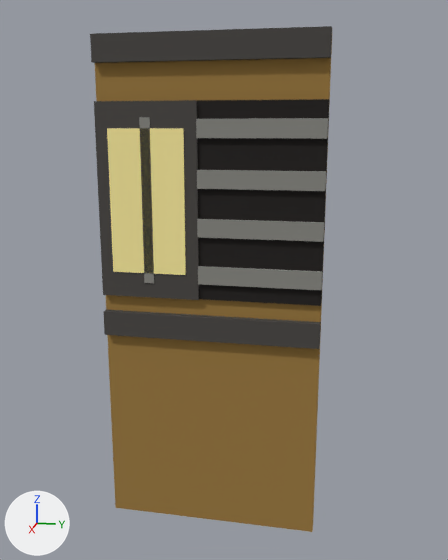
One commit to the glTF model public/models/nose_light_r.glb: the scene before it, then after it.
The view is the same before and after, from a camera (50 mm lens) standing at (1.477, 0.262, -0.168) and looking at (0.293, 0.026, -0.464). Arrows for +X, +Y and +Z are at lower left; the lights stay in place. The older version comes first. Vertices at exactly the same position are counted once.

The scene before the commit, as lines of its bpy script (objects in view):
```python
me_cube = bpy.data.meshes.new('Cube')
me_cube.from_pydata(...)  # 88 vertices, 132 faces; spans x 0.28..0.325, y -0.22..0.22, z -1.0..0.0
# faces by material slot: [12, 36, 12, 60, 12]
me_cube.materials.append(mat_paint)  # brown #9c7a3e
me_cube.materials.append(mat_metal_dark)  # dark grey #4a4744
me_cube.materials.append(mat_light)  # yellow #fff0a0
me_cube.materials.append(mat_metal_light)  # grey #8a8a84
me_cube.materials.append(mat_soot)  # black #1e1a18
ob_nose_light_r = bpy.data.objects.new('nose_light_r', me_cube)
ob_nose_light_r.location = (0.0, 0.0, 0.0)
```
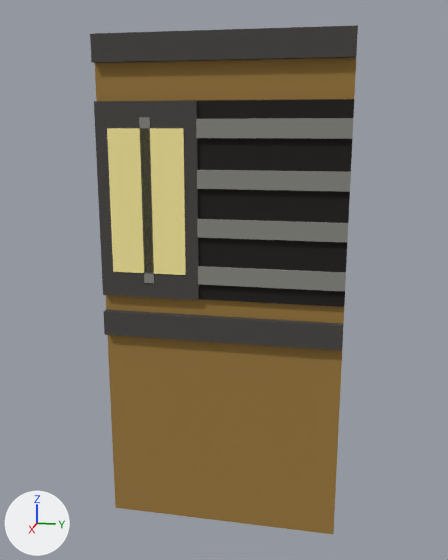
The newer file is also turned or shifted as a whole; pictures and numbers use the older file's frame.

The change in detail:
me_cube is used by ob_nose_light_r; location (0.0, 0.0, 0.0).
me_cube had 88 vertices, 132 faces and spanned x 0.28..0.325, y -0.22..0.22, z -1.0..0.0.
me_cube now has 88 vertices, 132 faces and spans x 0.28..0.325, y -0.22..0.264, z -1.0..0.0.
me_cube part 1: all 32 vertices in x 0.28..0.325, y 0.22, z -1.0..0.0 are moved by (0.0, 0.044, 0.0).

Boxes [x1, y1, x2, y2] around the edits, measured in the pictures (448 x 560 px):
'nose_light_r', reshaped (11% wider): before [90, 26, 332, 532]; after [90, 25, 358, 534]
